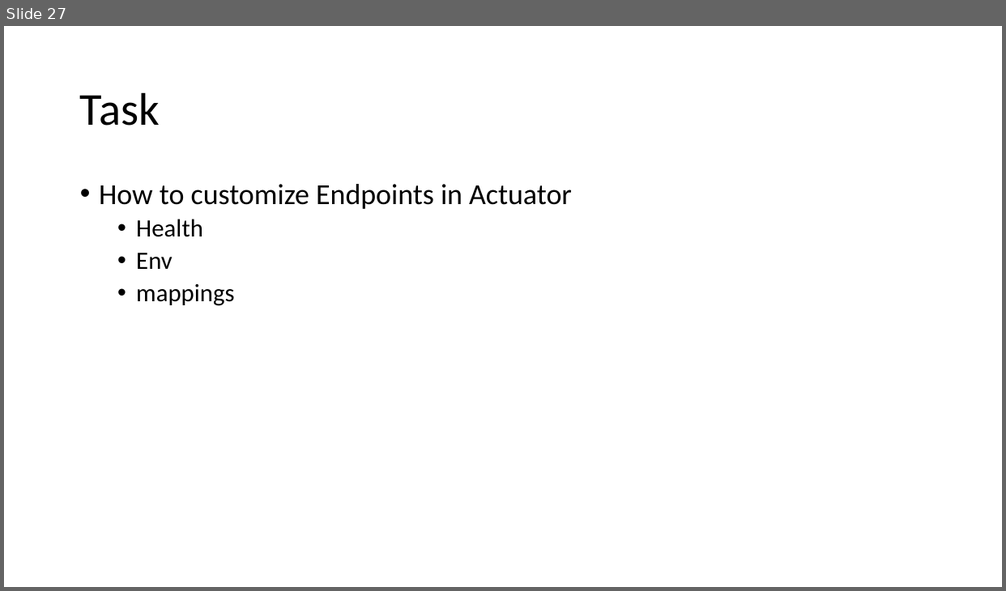
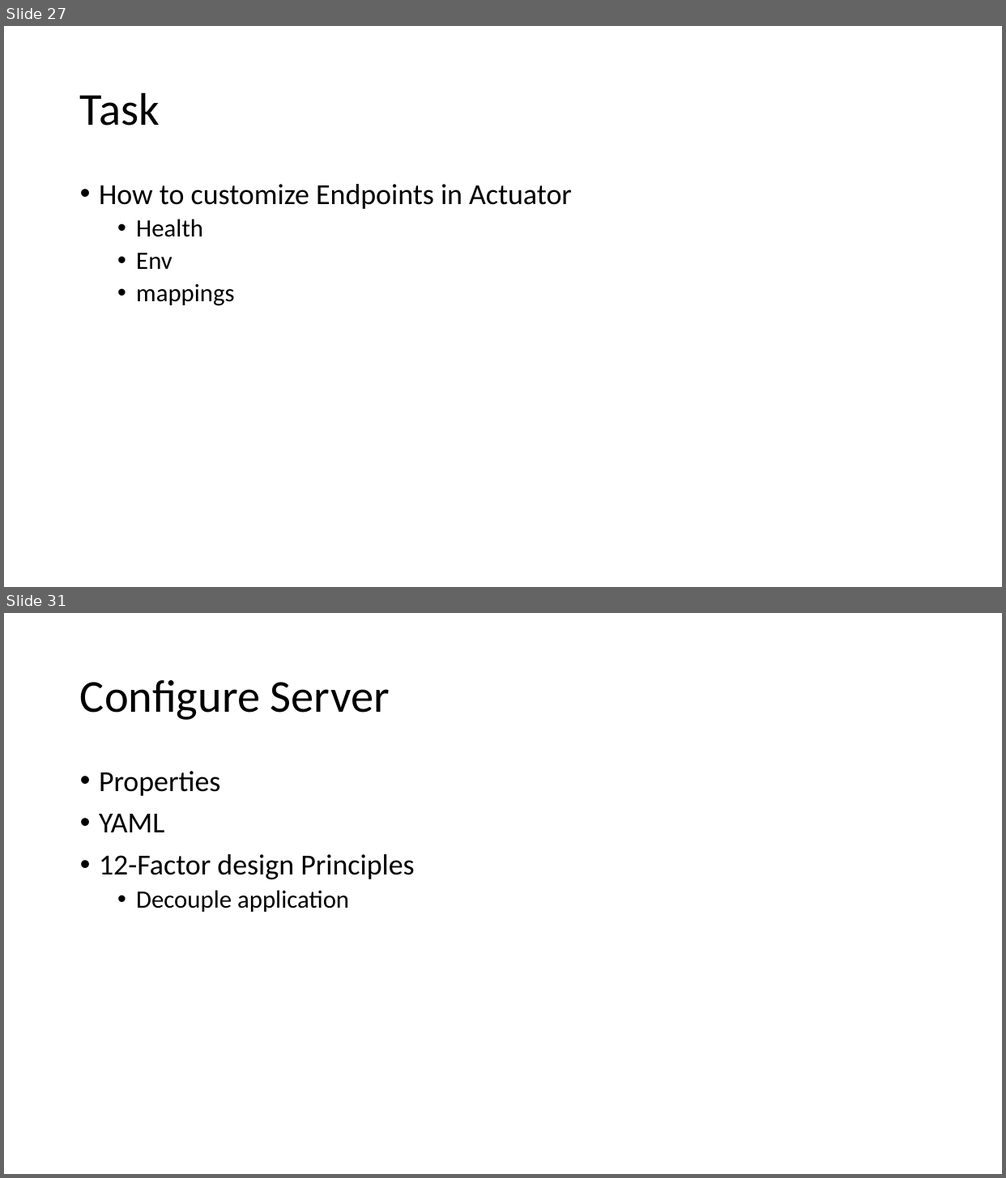
Before and after one commit to priyangm/pod_trg, a slide deck: FinishingSchool-June.pptx. Shown one above the other, each under a label of ours: slide 27 before the commit, slides 27 and 31 after it; the slides between them are not shown. The pictures are 1006x591 and 1006x1178 pixels, drawn with LibreOffice and Linux fonts; fonts in the diff are those of the drawing. Boxes give left, top, right and bottom in pixels: in the first picture for what was removed or moved away, otherwise in the second. Text is boxed around its words. In the diff, an @@ line names an element or a change of style, - is before the commit and + after.

```diff
--- a/FinishingSchool-June.pptx
+++ b/FinishingSchool-June.pptx
@@ slide 31 added at box(4, 613, 1002, 1174), background #FFFFFF @@
@@ title added at box(80, 680, 390, 720), 44 pt, text #000000 @@
+Configure Server
@@ text added at box(99, 771, 414, 912), 28 pt, text #000000 @@
+• Properties
+• YAML
+• 12-Factor design Principles
+  • Decouple application
```
Also in this commit, not shown: 6 other slides added, 2 other files.
